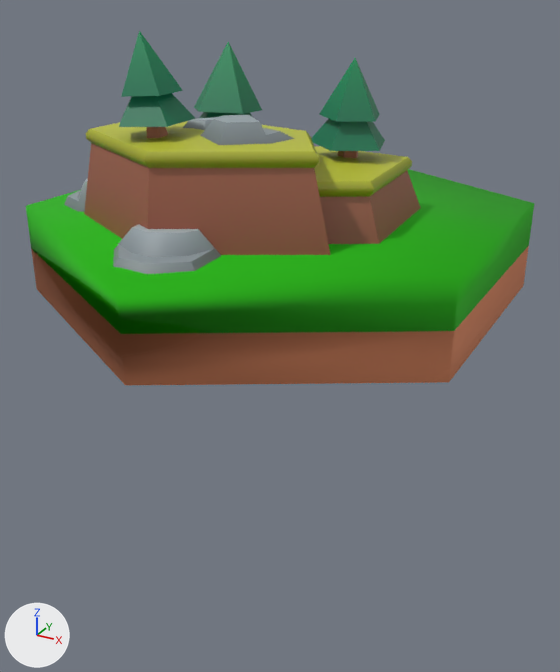
What one commit did to the glTF model sciv/assets/models/terrain/hill_forest.glb.
Rendered twice from a 50 mm lens placed at (0.833, -1.523, 0.635), pointed at (0.017, -0.038, -0.107). Every picture has the same lights, and +X, +Y and +Z are marked at lower left. The picture after the commit comes second. Where no turn or scale is listed for an object, it has been applied to the vertices. Vertices at exactly the same position are counted once.

In view in the first picture: 'grass', 'hills_A_trees'.
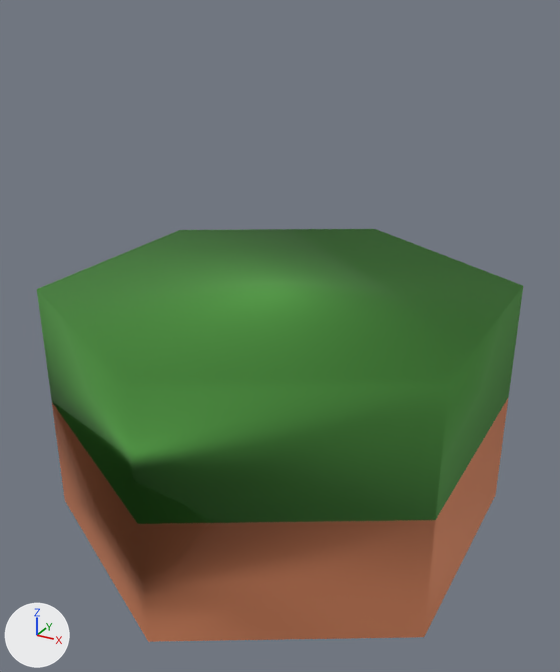
Boxes (x1, y1, x2, y2) around the edits, measured in the pictures (560 x 672 px):
'grass', surface changed, moved, rescaled (91% taller)
    before: (26, 169, 534, 385)
    after: (37, 229, 523, 642)
'hills_A_trees', deleted (brown)
    before: (64, 31, 420, 274)
part 1 of me_grass_001, surface changed
    before: (26, 169, 534, 334)
    after: (37, 229, 523, 524)

What changed in the scene script:
```text
Change me_grass_001:
    where me_grass_001.from_pydata(...)  # 20 vertices, 32 faces; spans x -0.5..0.5, y 0.0..0.2, z -0.577..0.577
    used by ob_grass; location = (0.0, 0.0, 0.0); rotation_euler = (1.571, 0.0, 0.0), in degrees (90, 0, 0)
    me_grass_001 part 1: texture (UV) coordinates of 16 of 32 faces, centred in x -0.5..0.5, y 0.133..0.2, z -0.481..0.481, changed; they spanned u 0.52..0.52, v 0.57..0.59 and now span u 0.46..0.46, v 0.52..0.53
Change ob_grass:
    ob_grass.location: (0.0, 0.0, 0.0) -> (0.0, 0.0, -0.6)
    ob_grass.scale: (1.0, 1.0, 1.0) -> (1.0, 3.0, 1.0)
Remove ob_hills_a_trees:
    ob_hills_a_trees = bpy.data.objects.new('hills_A_trees', me_hills_a_trees)
    ob_hills_a_trees.location = (-0.054, -0.114, 0.19)
```
